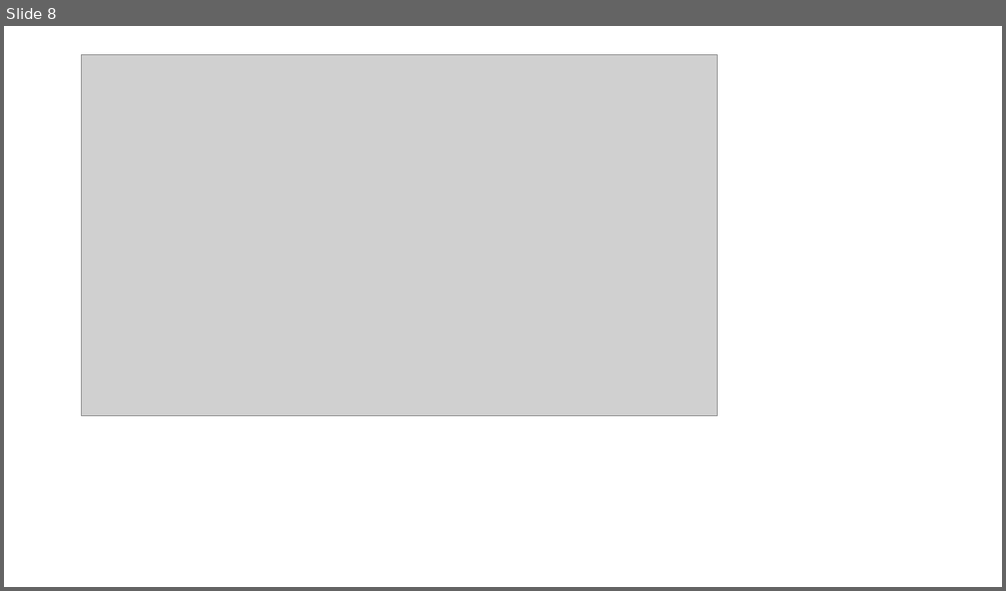
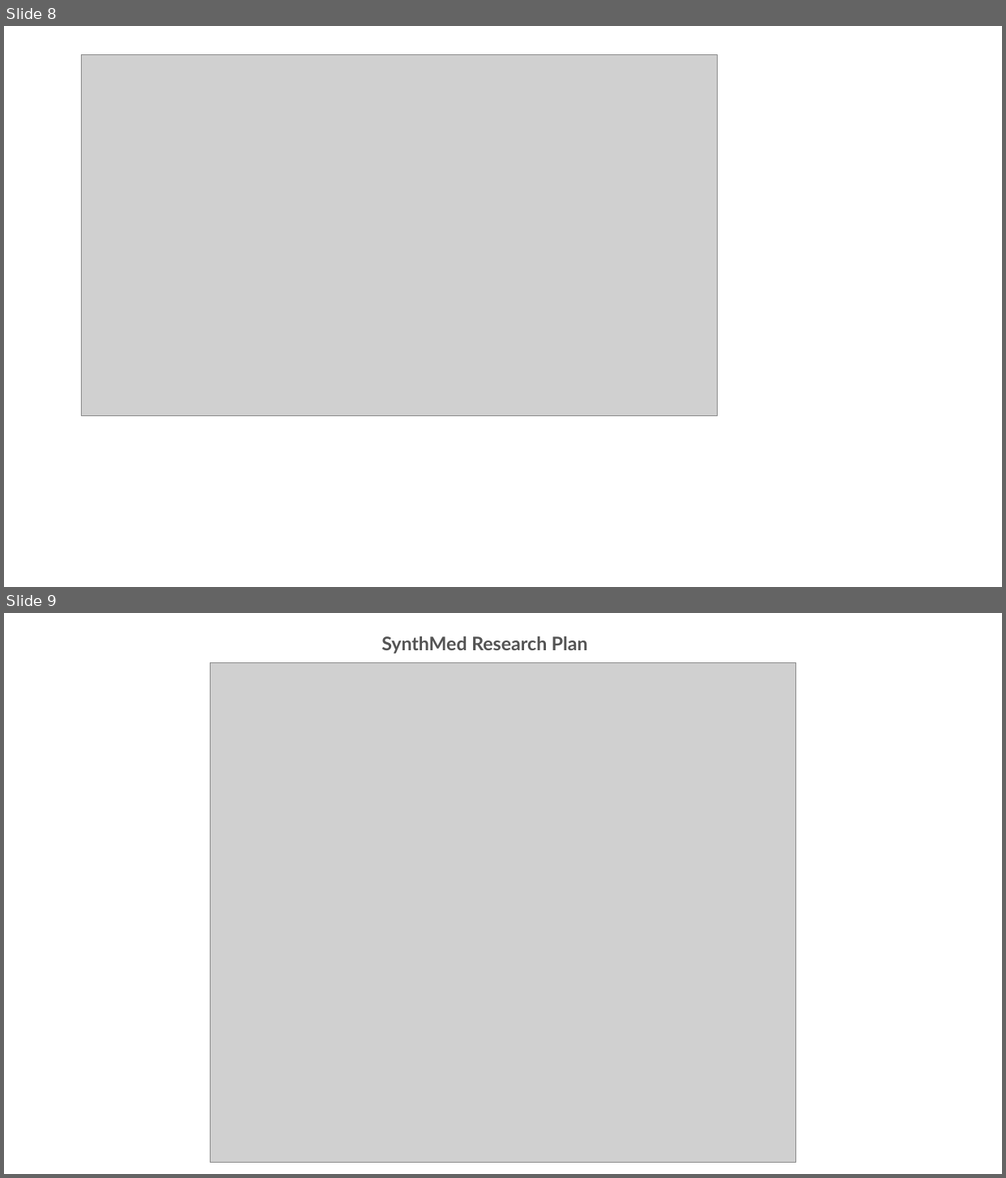
Before and after one commit to jaywarfield/synthmed, a slide deck: docs/source/synthmed_edt.pptx. Shown one above the other, each under a label of ours: slide 8 before the commit, slides 8 and 9 after it. The pictures are 1006x591 and 1006x1178 pixels, drawn with LibreOffice and Linux fonts; fonts in the diff are those of the drawing; grey boxes stand for pictures. Boxes give left, top, right and bottom in pixels: in the first picture for what was removed or moved away, otherwise in the second. Text is boxed around its words. In the diff, an @@ line names an element or a change of style, - is before the commit and + after.

Commit message:
Included research plan.

```diff
--- a/docs/source/synthmed_edt.pptx
+++ b/docs/source/synthmed_edt.pptx
@@ slide 9 added at (x1=4, y1=613, x2=1002, y2=1174), background #FFFFFF @@
@@ text added at (x1=381, y1=636, x2=588, y2=653), 18 pt, text #535353, bold @@
+SynthMed Research Plan
@@ picture added at (x1=210, y1=662, x2=796, y2=1162) @@
```
Also in this commit, not shown: 1 other slide added, 2 other files.
